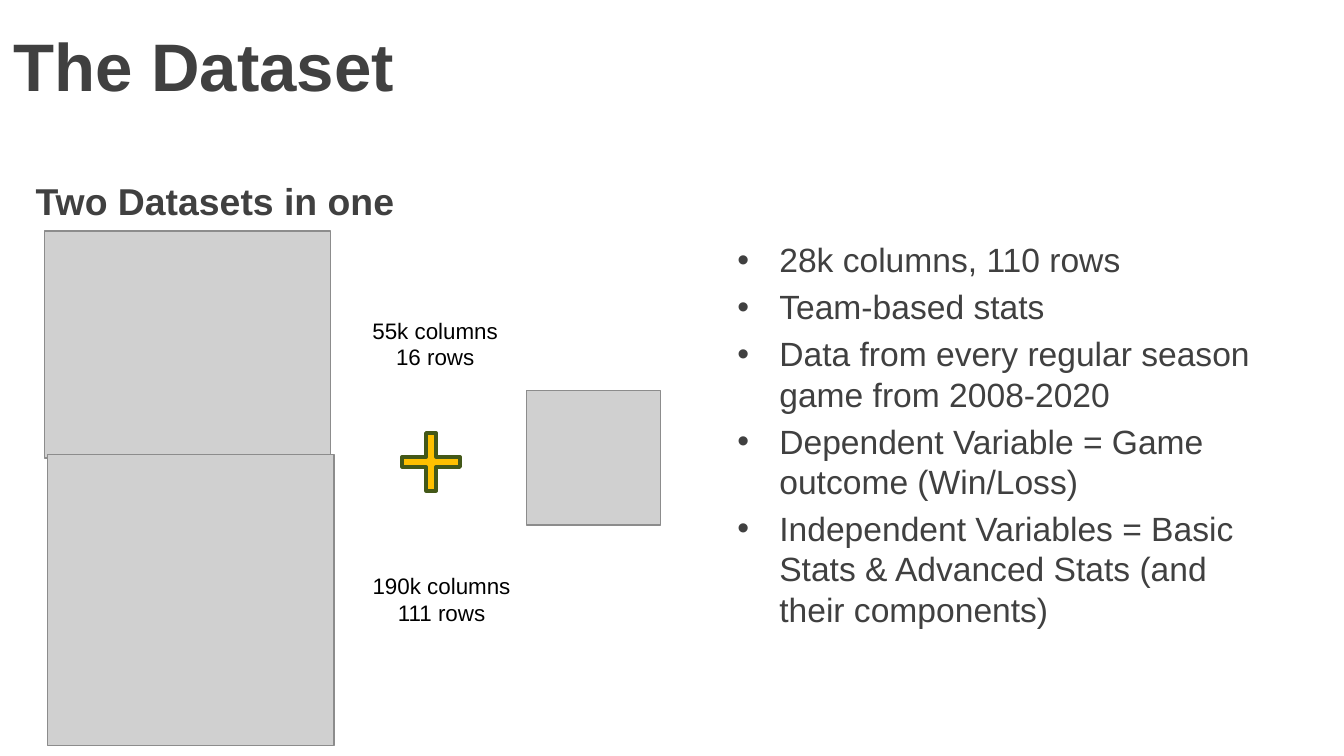
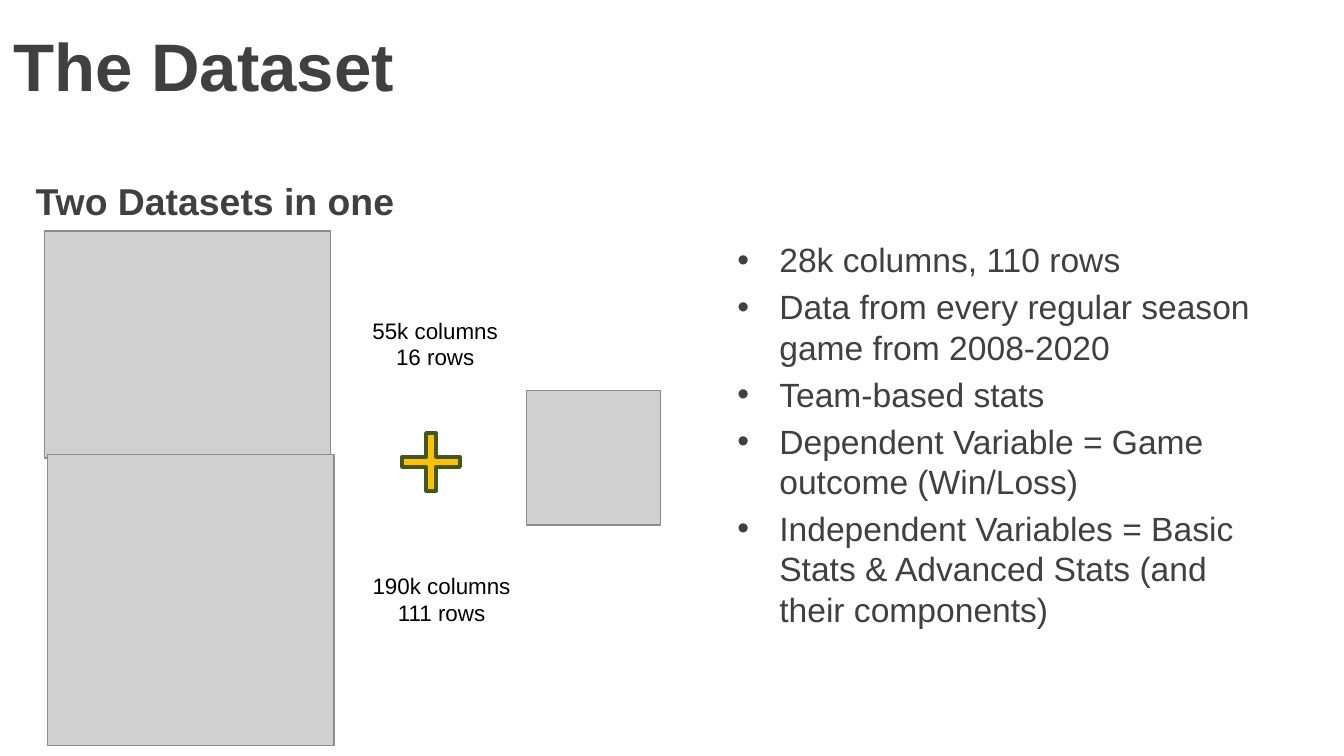
Before and after one commit to markshumka/NHL-Game-Predictor, a slide deck: slide 4 of Reports/Mark Shumka Initial Capstone Presentation.pptm (slide 6 before the commit). Drawn at 1344x756 pixels with LibreOffice and Linux fonts; fonts in the diff are those of the drawing; grey boxes stand for pictures; background and template pictures are left out. Boxes give left, top, right and bottom in pixels: in the first picture for what was removed or moved away, otherwise in the second. Text is boxed around its words. In the diff, an @@ line names an element or a change of style, - is before the commit and + after.

```diff
--- a/Reports/Mark Shumka Initial Capstone Presentation.pptm
+++ b/Reports/Mark Shumka Initial Capstone Presentation.pptm
@@ text at [779,294,1249,366]: paragraph added @@
+• Data from every regular season game from 2008-2020
@@ text at [779,341,1249,413]: paragraph removed @@
-• Data from every regular season game from 2008-2020
```
Also in this commit, not shown: 1 other slide changed, 2 slides added, 4 slides removed.
